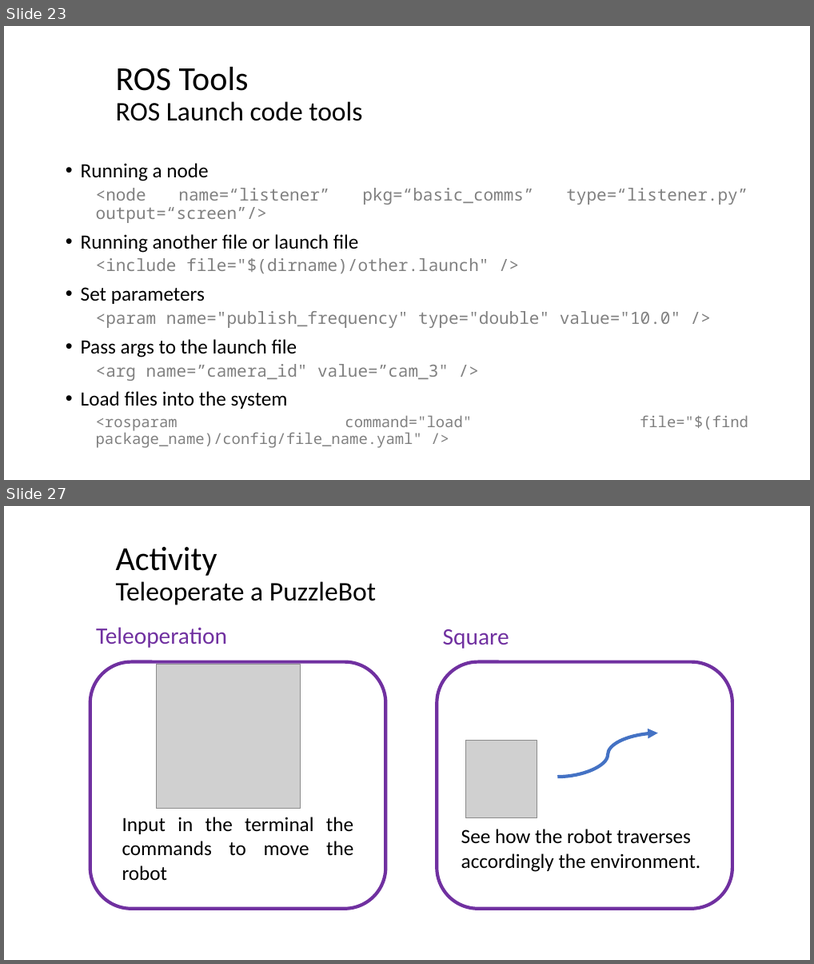
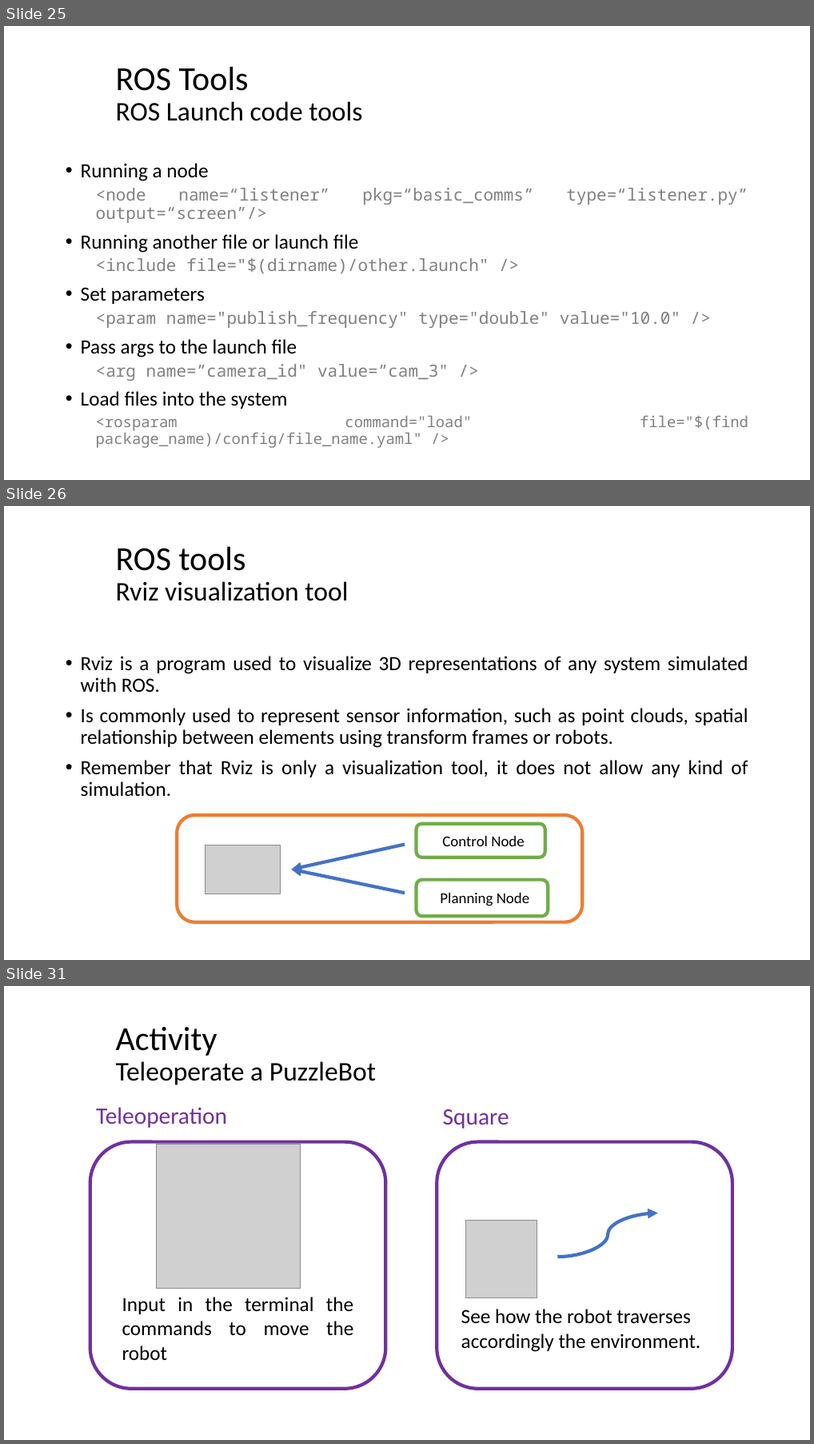
Before and after one commit to josefigarola/ManipulatorsFeb2022-Students, a slide deck: 17_02_2022/Introduction to ROS.pptx. Shown one above the other, each under a label of ours: slides 23 and 27 before the commit, slides 25, 26 and 31 after it; the slides between them are not shown. The pictures are 814x964 and 814x1444 pixels, drawn with LibreOffice and Linux fonts; fonts in the diff are those of the drawing; grey boxes stand for pictures; background and template pictures are left out. Boxes give left, top, right and bottom in pixels: in the first picture for what was removed or moved away, otherwise in the second. Text is boxed around its words. In the diff, an @@ line names an element or a change of style, - is before the commit and + after.

Commit message:
update power point

```diff
--- a/17_02_2022/Introduction to ROS.pptx
+++ b/17_02_2022/Introduction to ROS.pptx
@@ slide 26 added at [4, 506, 810, 960], background #FFFFFF @@
@@ title added at [116, 547, 348, 601], 32 pt, text #000000 @@
+ROS tools
+Rviz visualization tool
@@ text added at [81, 656, 749, 796], 24 pt, text #000000 @@
+• Rviz is a program used to visualize 3D representations of any system simulated with ROS.
+• Is commonly used to represent sensor information, such as point clouds, spatial relationship between elements using transform frames or robots.
+• Remember that Rviz is only a visualization tool, it does not allow any kind of simulation.
@@ rounded rectangle added at [177, 815, 583, 922], outline #ED7D31 4 pt @@
@@ rounded rectangle added at [417, 824, 546, 857], outline #70AD47 4 pt @@
@@ text added at [442, 836, 524, 846], 18 pt, text #000000 @@
+Control Node
@@ picture added at [206, 844, 281, 893] @@
@@ arrow added from (405, 844) to (291, 869), #4472C4 4 pt @@
@@ arrow added from (405, 892) to (291, 869), #4472C4 4 pt @@
@@ rounded rectangle added at [417, 880, 549, 916], outline #70AD47 4 pt @@
@@ text added at [440, 892, 530, 906], 18 pt, text #000000 @@
+Planning Node
@@ what was slide 23 is now slide 25 @@
@@ what was slide 27 is now slide 31 @@
```
Also in this commit, not shown: 1 slide changed, 3 other slides added.
